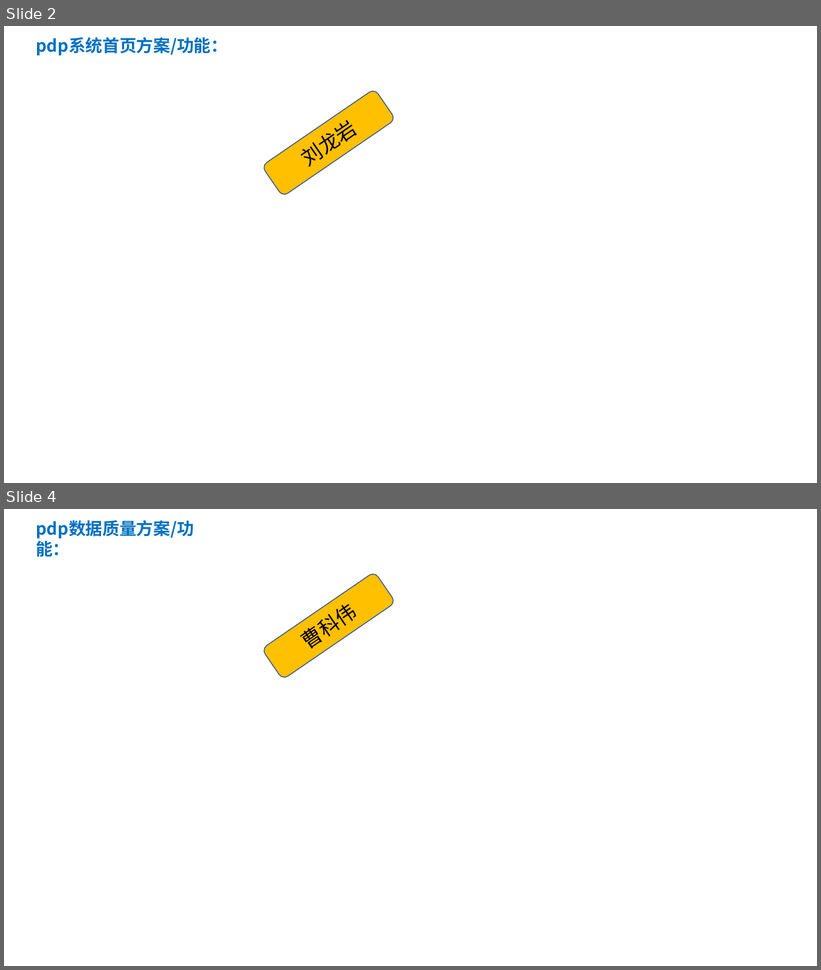
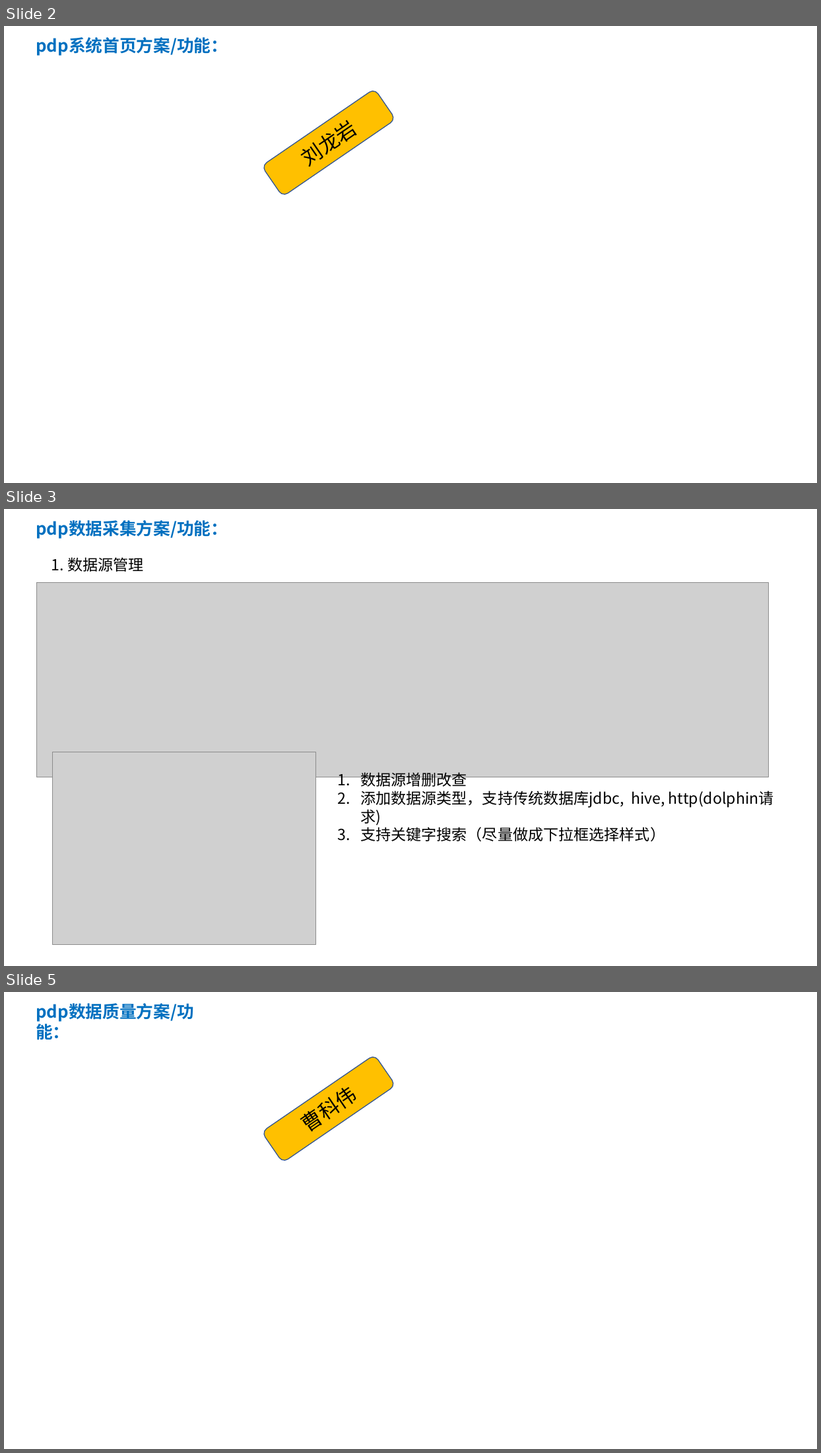
Before and after one commit to moutainhigh/pdp, a slide deck: doc/pdp方案设计-20210929.pptx. Shown one above the other, each under a label of ours: slides 2 and 4 before the commit, slides 2, 3 and 5 after it; the slides between them are not shown. The pictures are 821x970 and 821x1453 pixels, drawn with LibreOffice and Linux fonts; fonts in the diff are those of the drawing; grey boxes stand for pictures. Boxes give left, top, right and bottom in pixels: in the first picture for what was removed or moved away, otherwise in the second. Text is boxed around its words. In the diff, an @@ line names an element or a change of style, - is before the commit and + after.

```diff
--- a/doc/pdp方案设计-20210929.pptx
+++ b/doc/pdp方案设计-20210929.pptx
@@ slide 3 added at (4, 509, 817, 966), background #FFFFFF @@
@@ text added at (36, 520, 228, 539), 20 pt, text #0070C0, bold @@
+pdp数据采集方案/功能：
@@ text added at (52, 557, 143, 572), 18 pt, text #000000 @@
+1. 数据源管理
@@ picture added at (37, 582, 769, 777) @@
@@ picture added at (53, 753, 316, 945) @@
@@ text added at (360, 772, 774, 842), 18 pt, text #000000 @@
+1. 数据源增删改查
+2. 添加数据源类型，支持传统数据库jdbc, hive, http(dolphin请求)
+3. 支持关键字搜索（尽量做成下拉框选择样式）
@@ what was slide 4 is now slide 5 @@
```
Also in this commit, not shown: 2 other slides added, 1 slide removed, 48 other files.
